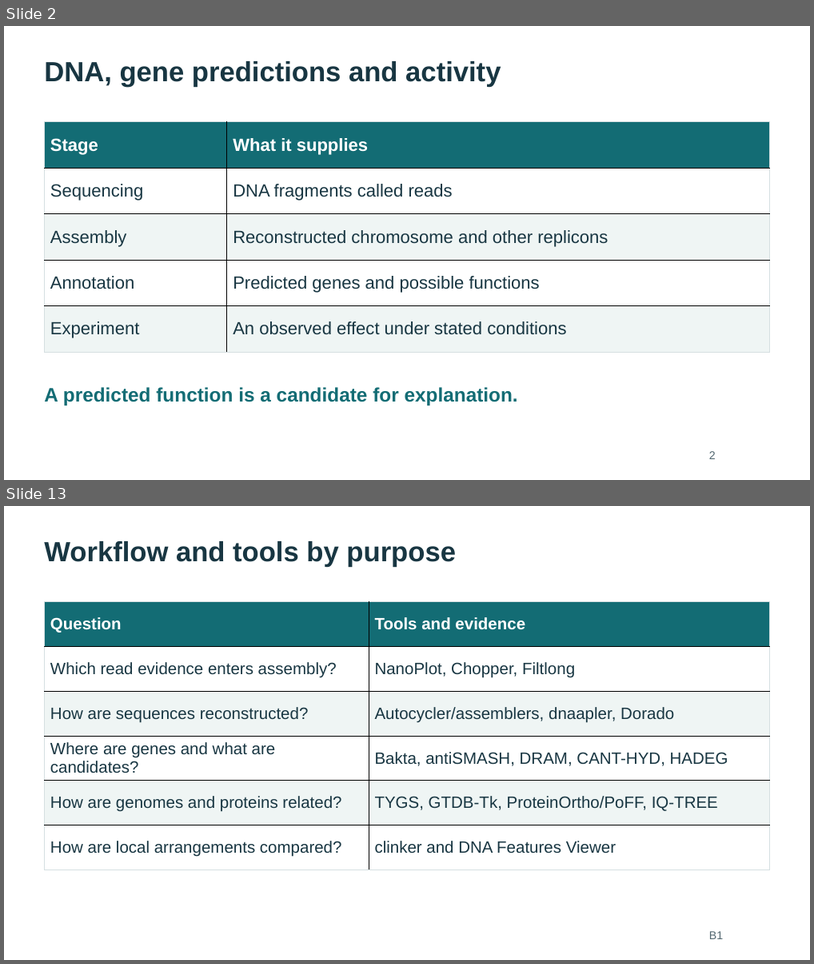
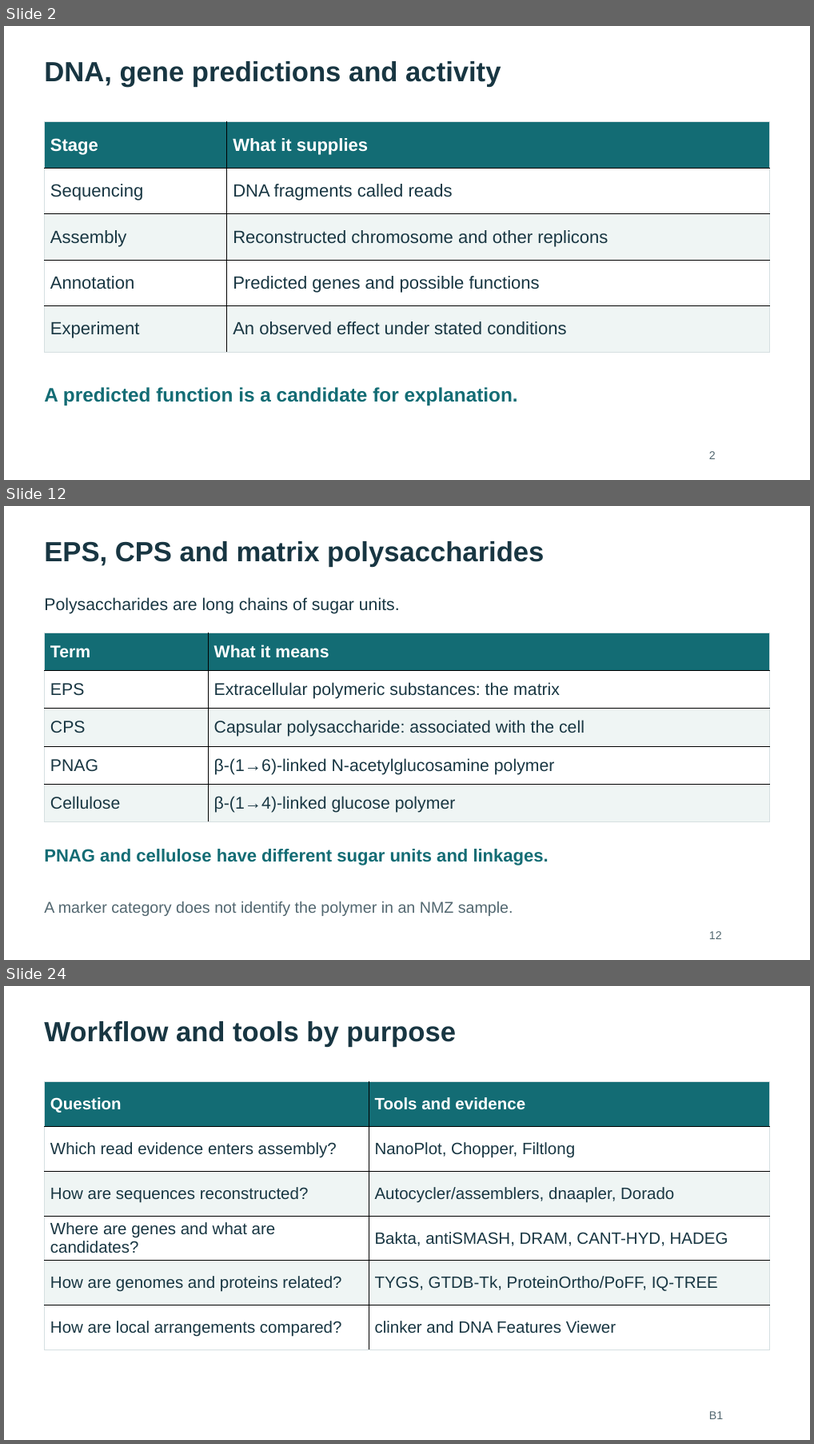
Before and after one commit to WhyAdr/sm-manu, a slide deck: explainer/NMZ-Serratia-genomics-explainer-2026-10-20.pptx. Shown one above the other, each under a label of ours: slides 2 and 13 before the commit, slides 2, 12 and 24 after it; the slides between them are not shown. The pictures are 814x964 and 814x1444 pixels, drawn with LibreOffice and Linux fonts; fonts in the diff are those of the drawing. Boxes give left, top, right and bottom in pixels: in the first picture for what was removed or moved away, otherwise in the second. Text is boxed around its words. In the diff, an @@ line names an element or a change of style, - is before the commit and + after.

```diff
--- a/explainer/NMZ-Serratia-genomics-explainer-2026-10-20.pptx
+++ b/explainer/NMZ-Serratia-genomics-explainer-2026-10-20.pptx
@@ slide 12 added at [4, 506, 810, 960], background #FFFFFF @@
@@ text added at [44, 541, 544, 567], 33 pt, text #183642, bold @@
+EPS, CPS and matrix polysaccharides
@@ text added at [44, 597, 400, 614], 20.2 pt, text #183642 @@
+Polysaccharides are long chains of sugar units.
@@ table added at [45, 632, 770, 821], 5 rows, 2 columns @@
+Term | What it means
+EPS | Extracellular polymeric substances: the matrix
+CPS | Capsular polysaccharide: associated with the cell
+PNAG | β-(1→6)-linked N-acetylglucosamine polymer
+Cellulose | β-(1→4)-linked glucose polymer
@@ text added at [44, 848, 549, 865], 21 pt, text #136C74, bold @@
+PNAG and cellulose have different sugar units and linkages.
@@ text added at [44, 900, 514, 916], 18.8 pt, text #526770 @@
+A marker category does not identify the polymer in an NMZ sample.
@@ text added at [710, 931, 722, 939], 13.5 pt, text #526770 @@
+12
@@ what was slide 13 is now slide 24 @@
```
Also in this commit, not shown: 12 slides changed, 10 other slides added, 22 other files.
